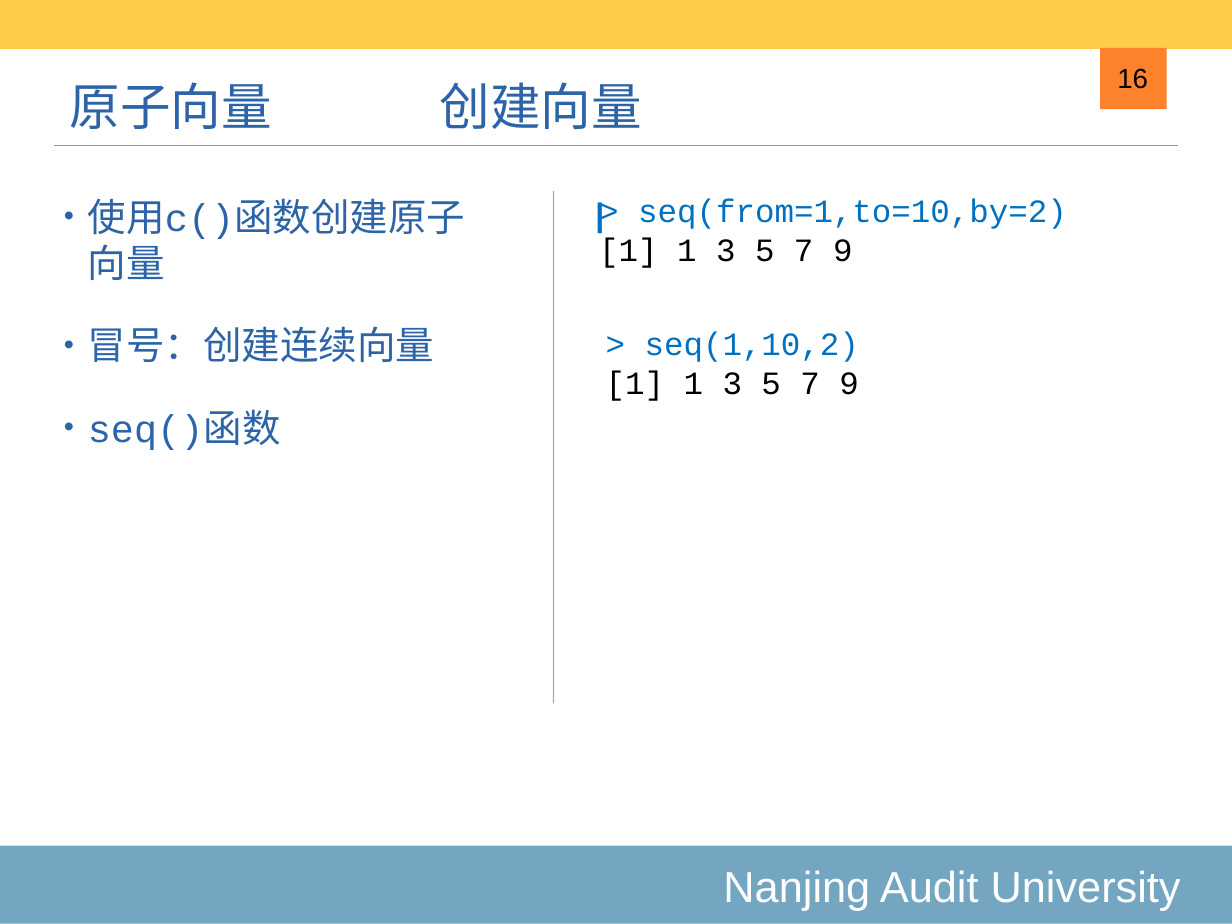
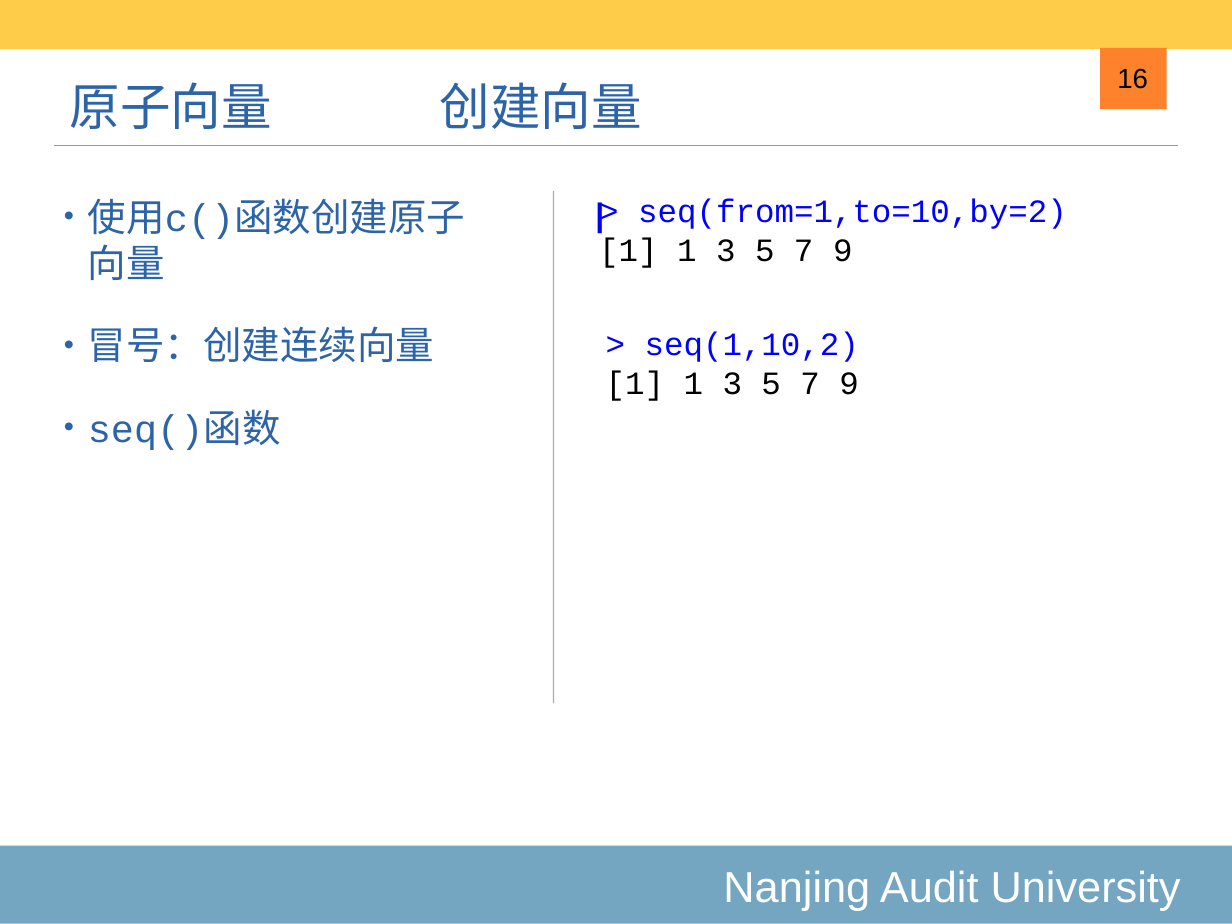
Before and after one commit to exoplanetX/DataAnalytics, a slide deck: slide 16 of 2019-2-基础数据结构.pptx. Drawn at 1232x924 pixels with LibreOffice and Linux fonts; fonts in the diff are those of the drawing. Boxes give left, top, right and bottom in pixels: in the first picture for what was removed or moved away, otherwise in the second. Text is boxed around its words. In the diff, an @@ line names an element or a change of style, - is before the commit and + after.

```diff
--- a/2019-2-基础数据结构.pptx
+++ b/2019-2-基础数据结构.pptx
@@ text "|" at (586, 189, 615, 238): text colour #0070C0 to #0000FF @@
@@ text at (638, 199, 1067, 229): text colour #0070C0 to #0000FF in "> seq(from=1,to=10,by=2)" @@
@@ text at (645, 331, 859, 362): text colour #0070C0 to #0000FF in "> seq(1,10,2)" @@
```
Also in this commit, not shown: 13 other slides changed, 1 slide added.
